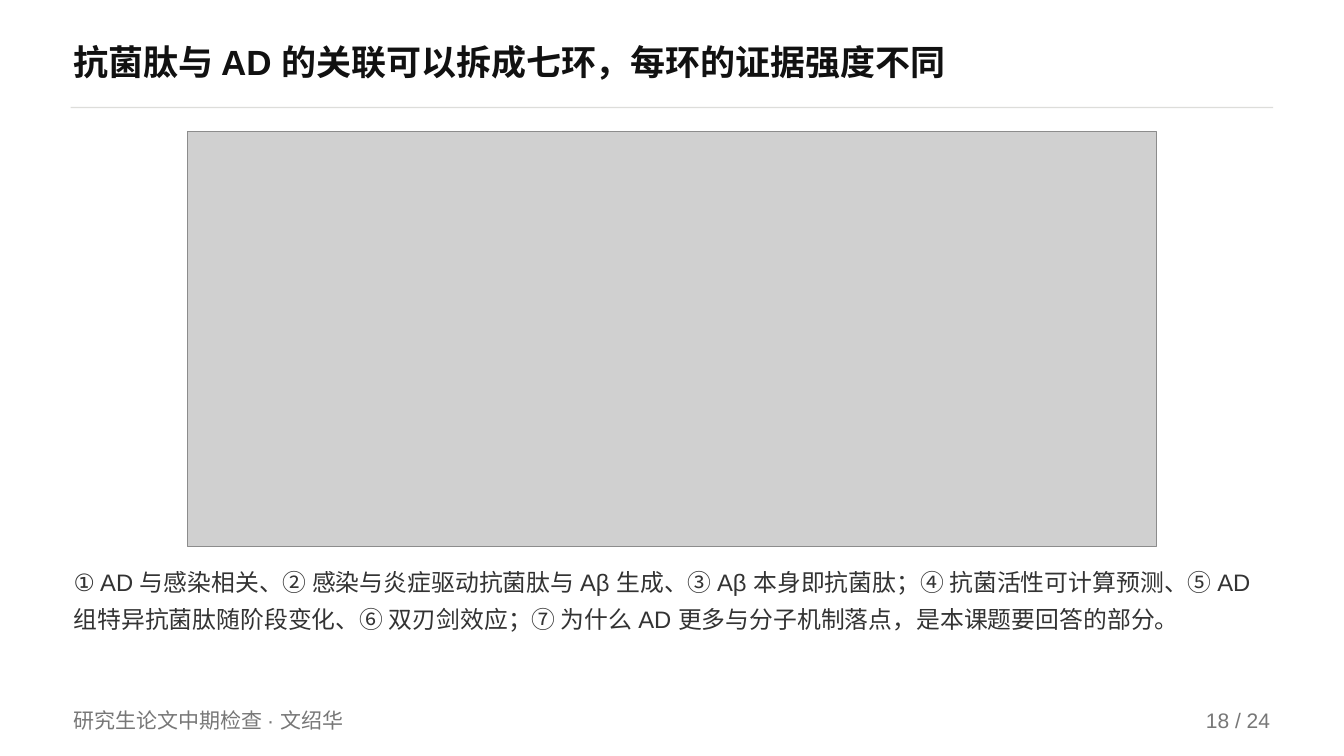
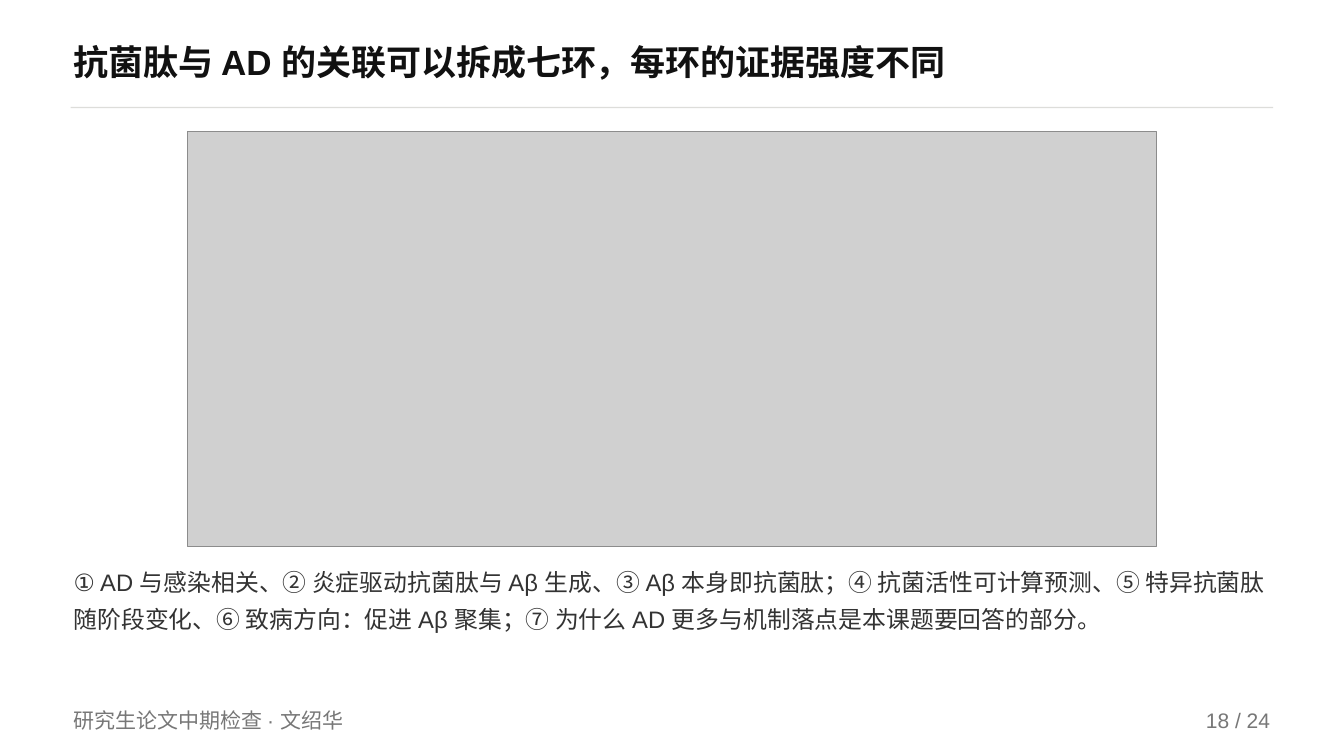
Before and after one commit to mqgg5630-cyber/zhongqi, a slide deck: slide 18 of deliverable/中期答辩_H_nature风.pptx. Drawn at 1344x756 pixels with LibreOffice and Linux fonts; fonts in the diff are those of the drawing; grey boxes stand for pictures. Boxes give left, top, right and bottom in pixels: in the first picture for what was removed or moved away, otherwise in the second. Text is boxed around its words. In the diff, an @@ line names an element or a change of style, - is before the commit and + after.

Commit message:
机制与动力学口径改为致病方向：验证候选抗菌肽是否推动 AD
- mech_refs.py：文献扩到 58 条（新增细菌淀粉样蛋白 FapC/CsgA、LPS 内毒素、
  LL-37 异源寡聚、防御素人群证据，以及 HNP-1/NP-3A 抑制纤维等反向边界），
  第 5 问改为「是否导致 AD（致病方向）」，第 6 问只保留抗菌本职功能
- 机制说明正文/要点卡/三张机制图/机制 docx 同步改为促进成核与聚集的口径
- PPT（H、最终版、A、中间版、中间版2）机制页与备注改为致病方向，M6 表加 3 条先例
- 中期检查表与两份派生 md 同步；4 份 docx 原位重出
- check_ppt / check_layout / check_docx_layout / check_consistency / check_ps1 全通过

```diff
--- a/deliverable/中期答辩_H_nature风.pptx
+++ b/deliverable/中期答辩_H_nature风.pptx
@@ text at (74,571,1264,633): text changed @@
-① AD 与感染相关、② 感染与炎症驱动抗菌肽与 Aβ 生成、③ Aβ 本身即抗菌肽；④ 抗菌活性可计算预测、⑤ AD 组特异抗菌肽随阶段变化、⑥ 双刃剑效应；⑦ 为什么 AD 更多与分子机制落点，是本课题要回答的部分。
+① AD 与感染相关、② 炎症驱动抗菌肽与 Aβ 生成、③ Aβ 本身即抗菌肽；④ 抗菌活性可计算预测、⑤ 特异抗菌肽随阶段变化、⑥ 致病方向：促进 Aβ 聚集；⑦ 为什么 AD 更多与机制落点是本课题要回答的部分。
```
Also in this commit, not shown: 5 other slides changed, 27 other files.
